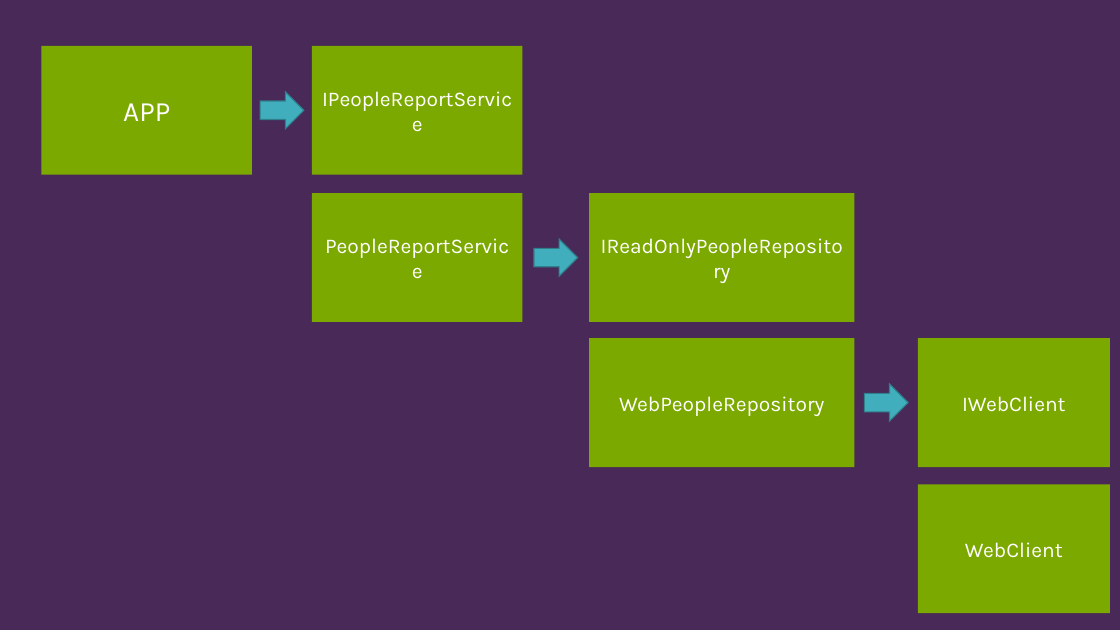
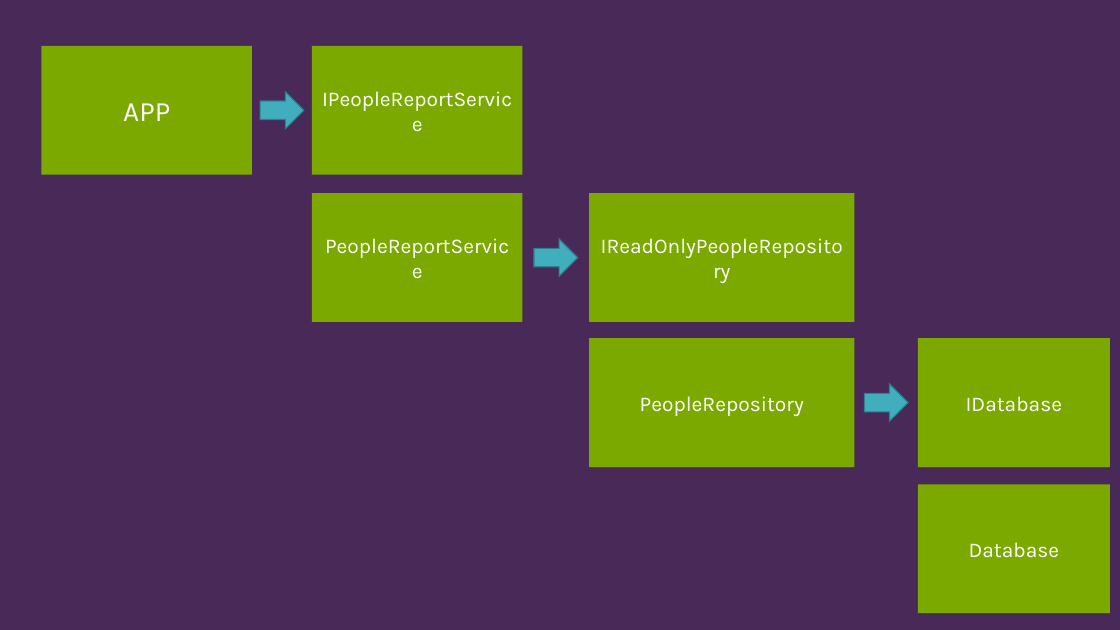
Before and after one commit to Burgyn/SOLID-Principles, a slide deck: slide 42 of SOLIDPrinciples.pptx. Drawn at 1120x630 pixels with LibreOffice and Linux fonts; fonts in the diff are those of the drawing. Boxes give left, top, right and bottom in pixels: in the first picture for what was removed or moved away, otherwise in the second. Text is boxed around its words. In the diff, an @@ line names an element or a change of style, - is before the commit and + after.

```diff
--- a/SOLIDPrinciples.pptx
+++ b/SOLIDPrinciples.pptx
@@ text in rectangle at (x1=640, y1=396, x2=804, y2=416): text changed @@
-WebPeopleRepository
+PeopleRepository
@@ text in rectangle at (x1=966, y1=396, x2=1063, y2=412): text changed @@
-IWebClient
+IDatabase
@@ text in rectangle at (x1=969, y1=542, x2=1060, y2=558): text changed @@
-WebClient
+Database
```
Also in this commit, not shown: 2 other slides changed, 2 other files.
